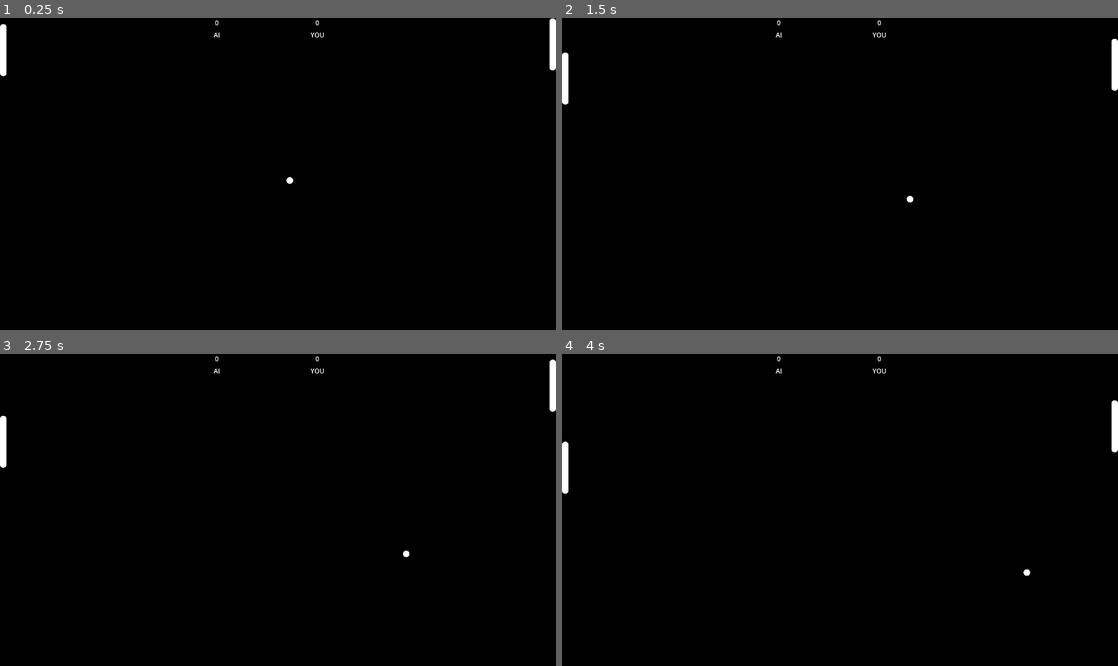
Above: before the commit, frames 1-4 (two rows, left to right).
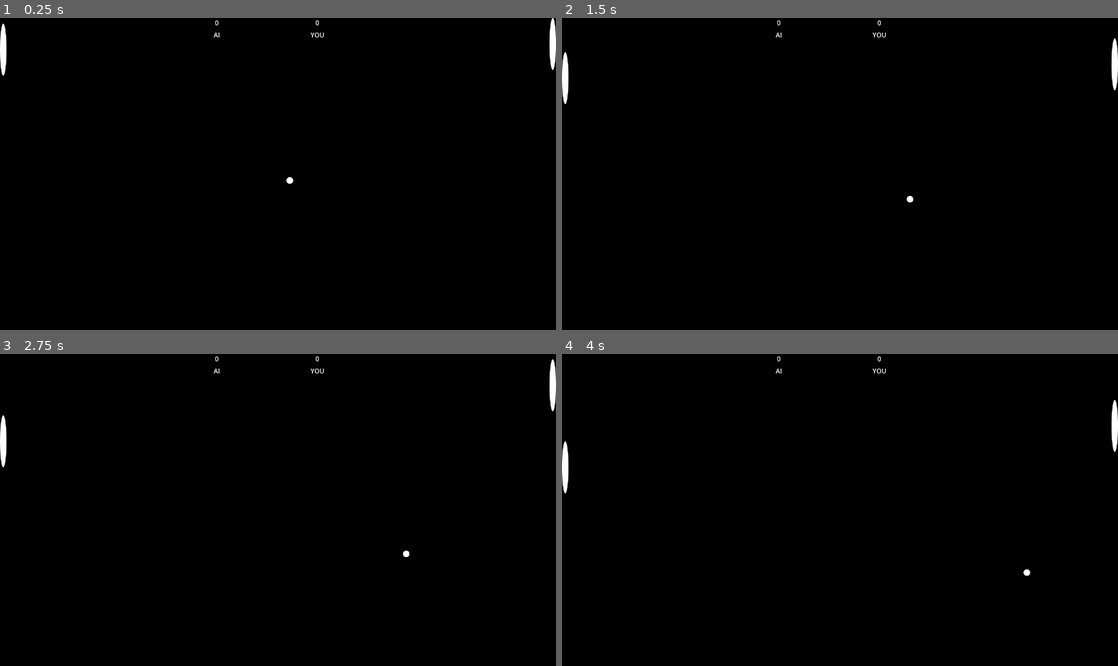
Above: after the commit, the same moments.

Repository: chaos-yeeter/pong
Game: Godot game, scene res://scenes/level.tscn
The game is run twice, just before and just after one commit, with the same random seed, the same clock (stepped at 60 frames per second) and the same inputs.
Inputs:
- Up to frame 1 (0.25 s): no input
- Up to frame 2 (1.5 s): hold K (move_up) 0.53-1.28 s; hold J (move_down) from 1.28 s (still down)
- Up to frame 3 (2.75 s): release J (move_down) at 2.03 s; hold K (move_up) from 2.03 s (still down)
- Up to frame 4 (4 s): release K (move_up) at 3.53 s; hold J (move_down) from 3.53 s (still down)

The runs differ from the first frame. In frame 1, 0.1% of the frame differs, in the area x 0-100%, y 0-19%; in frame 2, 0.1%; in frame 3, 0.1%; in frame 4, 0.1%.

Commit message:
feat: Change paddle shape to eclipse
- This is done because when ball bounces off of round edges of capsule,
  it bounces towards death zone rather that going away from it
- Eclipse prevents this as it has gentle convex curve. So it will almost
  always bounce the ball away from the death zone

Diff:
--- a/scenes/ai.tscn
+++ b/scenes/ai.tscn
@@ -1,13 +1,9 @@
-[gd_scene load_steps=7 format=3 uid="uid://4ric4mecwg31"]
+[gd_scene load_steps=6 format=3 uid="uid://4ric4mecwg31"]
 
 [ext_resource type="Script" path="res://scripts/ai_movement.gd" id="1_kuuah"]
-[ext_resource type="Texture2D" uid="uid://u6vmv5fd1848" path="res://assets/paddle.png" id="2_rk5jg"]
+[ext_resource type="Texture2D" uid="uid://btsck0awt5j5f" path="res://assets/paddle.png" id="2_jyk8f"]
 [ext_resource type="Script" path="res://scripts/death_zone.gd" id="3_r66h7"]
 [ext_resource type="Script" path="res://scripts/ai_score.gd" id="4_bvs2m"]
-
-[sub_resource type="CapsuleShape2D" id="CapsuleShape2D_h2yfd"]
-radius = 8.0
-height = 130.0
 
 [sub_resource type="RectangleShape2D" id="RectangleShape2D_r1nu8"]
 size = Vector2(4, 768)
@@ -21,10 +17,11 @@
 script = ExtResource("1_kuuah")
 
 [node name="sprite" type="Sprite2D" parent="character"]
-texture = ExtResource("2_rk5jg")
+position = Vector2(0, -1)
+texture = ExtResource("2_jyk8f")
 
-[node name="collision" type="CollisionShape2D" parent="character"]
-shape = SubResource("CapsuleShape2D_h2yfd")
+[node name="collision" type="CollisionPolygon2D" parent="character"]
+polygon = PackedVector2Array(0, -65, 2, -65, 3, -63, 4, -60, 5, -56, 6, -51, 7, -43, 8, -32, 8, 30, 7, 41, 6, 49, 5, 54, 4, 58, 3, 61, 2, 63, -2, 63, -3, 61, -4, 58, -5, 54, -6, 49, -7, 41, -8, 30, -8, -32, -7, -43, -6, -51, -5, -56, -4, -60, -3, -63, -2, -65)
 
 [node name="death_zone" type="Area2D" parent="."]
 script = ExtResource("3_r66h7")
--- a/scenes/player.tscn
+++ b/scenes/player.tscn
@@ -1,13 +1,9 @@
-[gd_scene load_steps=7 format=3 uid="uid://p8hntkifgwhp"]
+[gd_scene load_steps=6 format=3 uid="uid://p8hntkifgwhp"]
 
 [ext_resource type="Script" path="res://scripts/player_movement.gd" id="1_h2481"]
-[ext_resource type="Texture2D" uid="uid://u6vmv5fd1848" path="res://assets/paddle.png" id="2_gua71"]
+[ext_resource type="Texture2D" uid="uid://btsck0awt5j5f" path="res://assets/paddle.png" id="2_qqxd5"]
 [ext_resource type="Script" path="res://scripts/death_zone.gd" id="3_kiilq"]
 [ext_resource type="Script" path="res://scripts/player_score.gd" id="4_8tly4"]
-
-[sub_resource type="CapsuleShape2D" id="CapsuleShape2D_pavkm"]
-radius = 8.0
-height = 130.0
 
 [sub_resource type="RectangleShape2D" id="RectangleShape2D_5mada"]
 size = Vector2(4, 768)
@@ -21,10 +17,11 @@
 script = ExtResource("1_h2481")
 
 [node name="sprite" type="Sprite2D" parent="character"]
-texture = ExtResource("2_gua71")
+position = Vector2(0, -1)
+texture = ExtResource("2_qqxd5")
 
-[node name="collision" type="CollisionShape2D" parent="character"]
-shape = SubResource("CapsuleShape2D_pavkm")
+[node name="collision" type="CollisionPolygon2D" parent="character"]
+polygon = PackedVector2Array(0, -65, 2, -65, 3, -63, 4, -60, 5, -56, 6, -51, 7, -43, 8, -32, 8, 30, 7, 41, 6, 49, 5, 54, 4, 58, 3, 61, 2, 63, -2, 63, -3, 61, -4, 58, -5, 54, -6, 49, -7, 41, -8, 30, -8, -32, -7, -43, -6, -51, -5, -56, -4, -60, -3, -63, -2, -65)
 
 [node name="death_zone" type="Area2D" parent="."]
 script = ExtResource("3_kiilq")
Binary file changed: assets/paddle.png
Not shown, changed: assets/paddle.png.import
